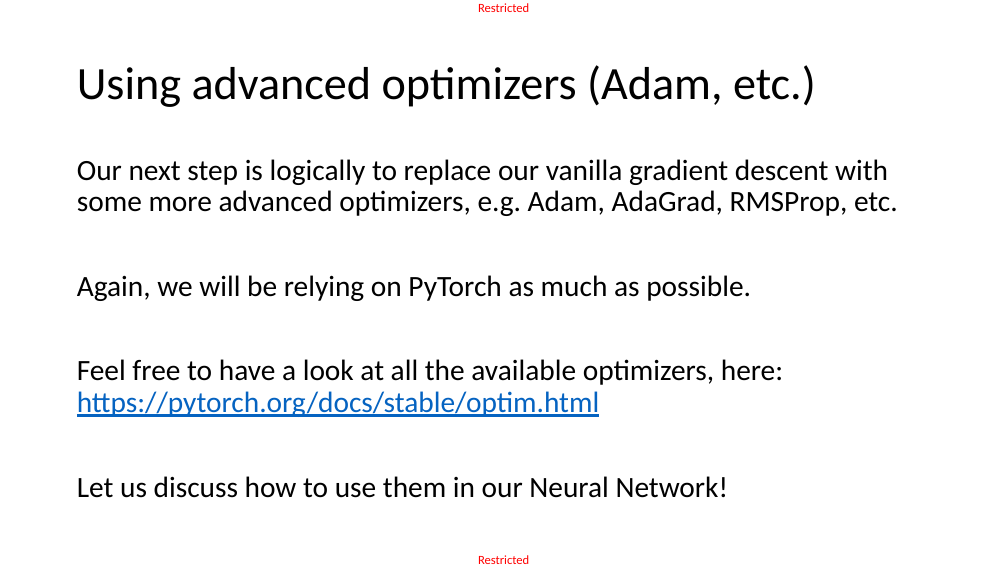
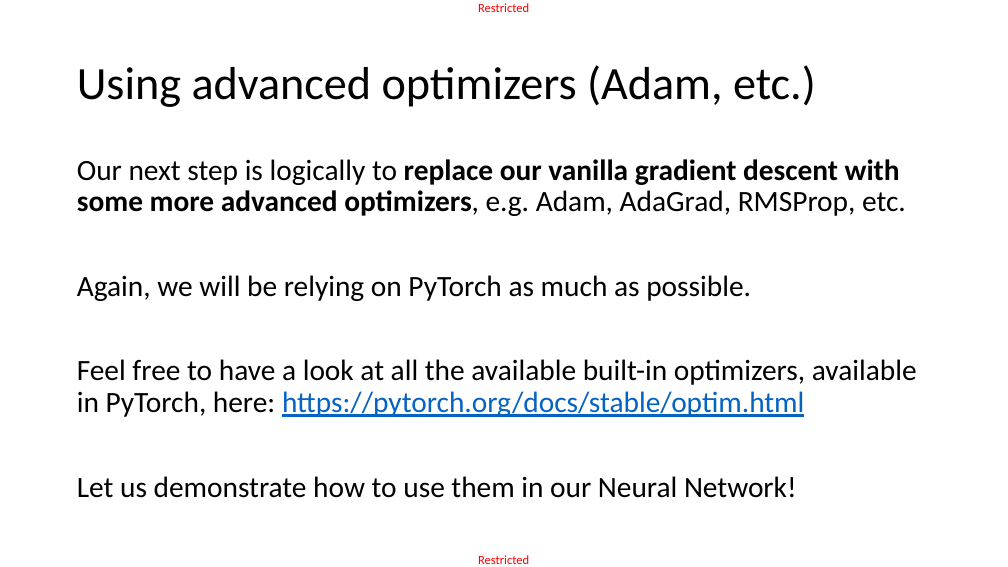
Before and after one commit to matthieudemari/SUTD_DL_50_039, a slide deck: slide 24 of W3/2. W3S2 final/W3S2.pptx. Drawn at 1008x567 pixels with LibreOffice and Linux fonts; fonts in the diff are those of the drawing. Boxes give left, top, right and bottom in pixels: in the first picture for what was removed or moved away, otherwise in the second. Text is boxed around its words. In the diff, an @@ line names an element or a change of style, - is before the commit and + after.

```diff
--- a/W3/2. W3S2 final/W3S2.pptx
+++ b/W3/2. W3S2 final/W3S2.pptx
@@ text at box(77, 159, 906, 216): bold on in "replace our vanilla gradient descent with some ..." @@
@@ text at box(77, 359, 917, 498): text changed @@
-Feel free to have a look at all the available optimizers, here: https://pytorch.org/docs/stable/optim.html
-Let us discuss how to use them in our Neural Network!
+Feel free to have a look at all the available built-in optimizers, available in PyTorch, here: https://pytorch.org/docs/stable/optim.html
+Let us demonstrate how to use them in our Neural Network!
```
Also in this commit, not shown: 9 other slides changed, 11 other files.
